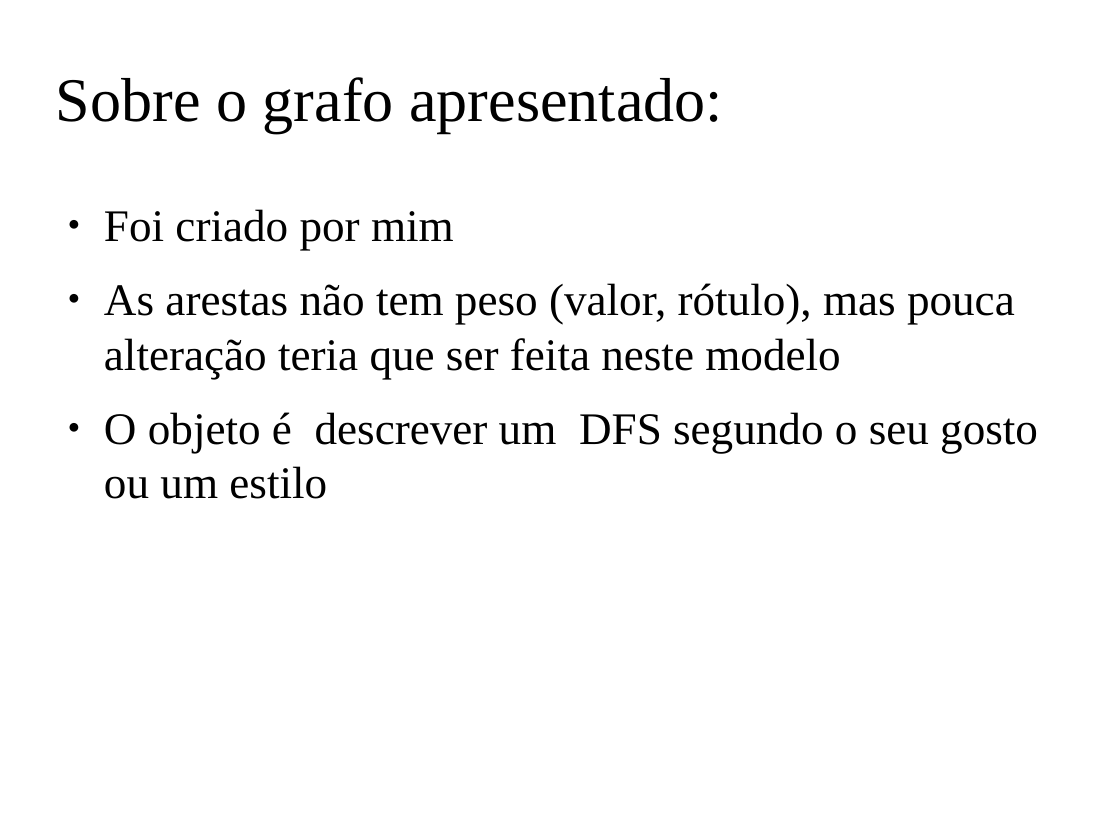
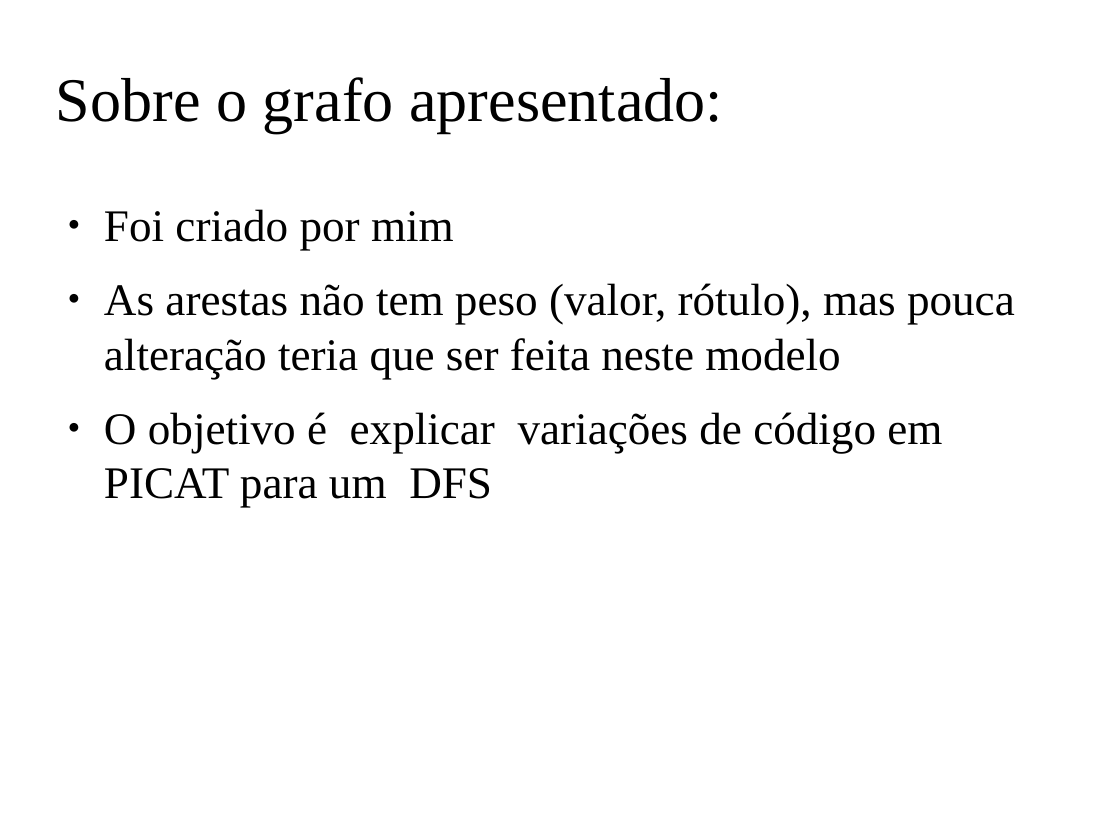
Before and after one commit to claudiosa/CCS, a slide deck: slide 8 of picat/YOUTUBE_dfs_jupyter_picat/slides_picat_jupyter_dfs.odp (slide 7 before the commit). Drawn at 1120x840 pixels with LibreOffice and Linux fonts; fonts in the diff are those of the drawing; background and template pictures are left out. Boxes give left, top, right and bottom in pixels: in the first picture for what was removed or moved away, otherwise in the second. Text is boxed around its words. In the diff, an @@ line names an element or a change of style, - is before the commit and + after.

```diff
--- a/picat/YOUTUBE_dfs_jupyter_picat/slides_picat_jupyter_dfs.odp
+++ b/picat/YOUTUBE_dfs_jupyter_picat/slides_picat_jupyter_dfs.odp
@@ text at [104,412,942,507]: text changed @@
-● O objeto é descrever um DFS segundo o seu gosto ou um estilo
+● O objetivo é explicar variações de código em PICAT para um DFS
```
Also in this commit, not shown: 5 other slides changed, 7 slides added, 13 slides removed, 20 other files.
